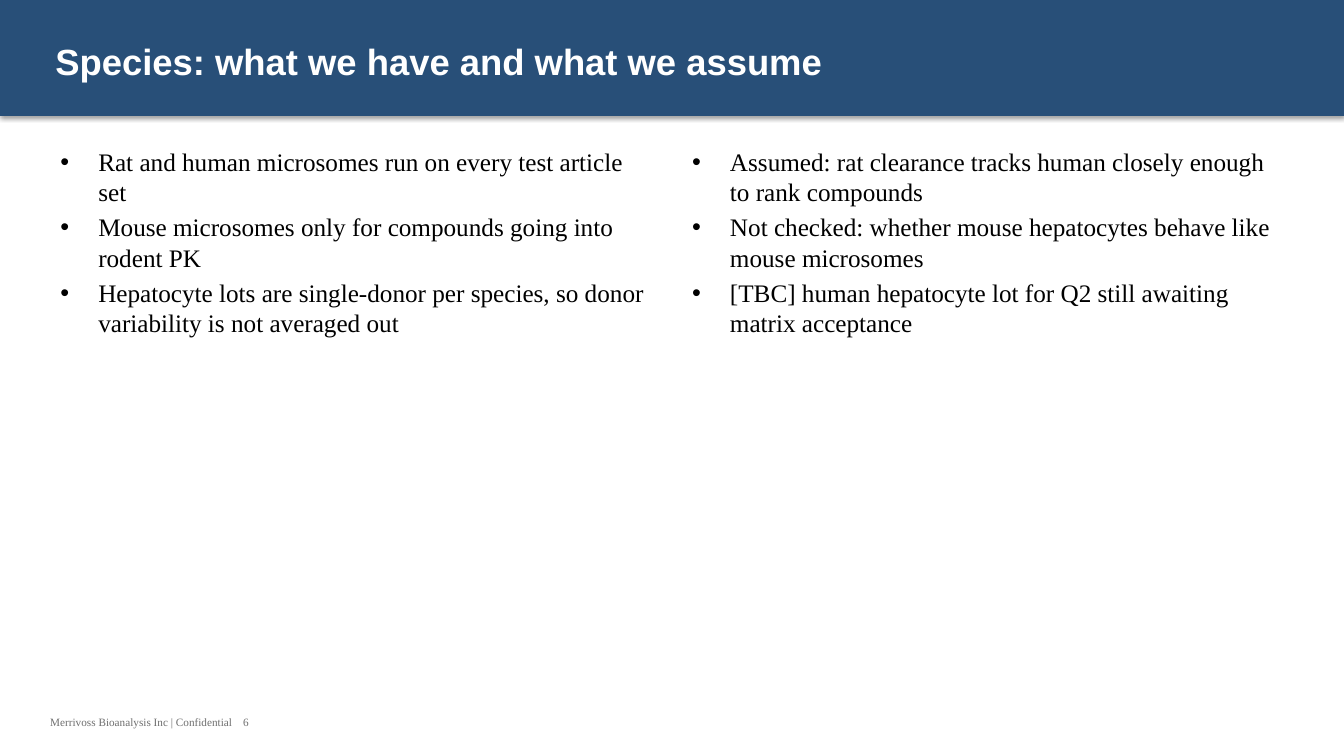
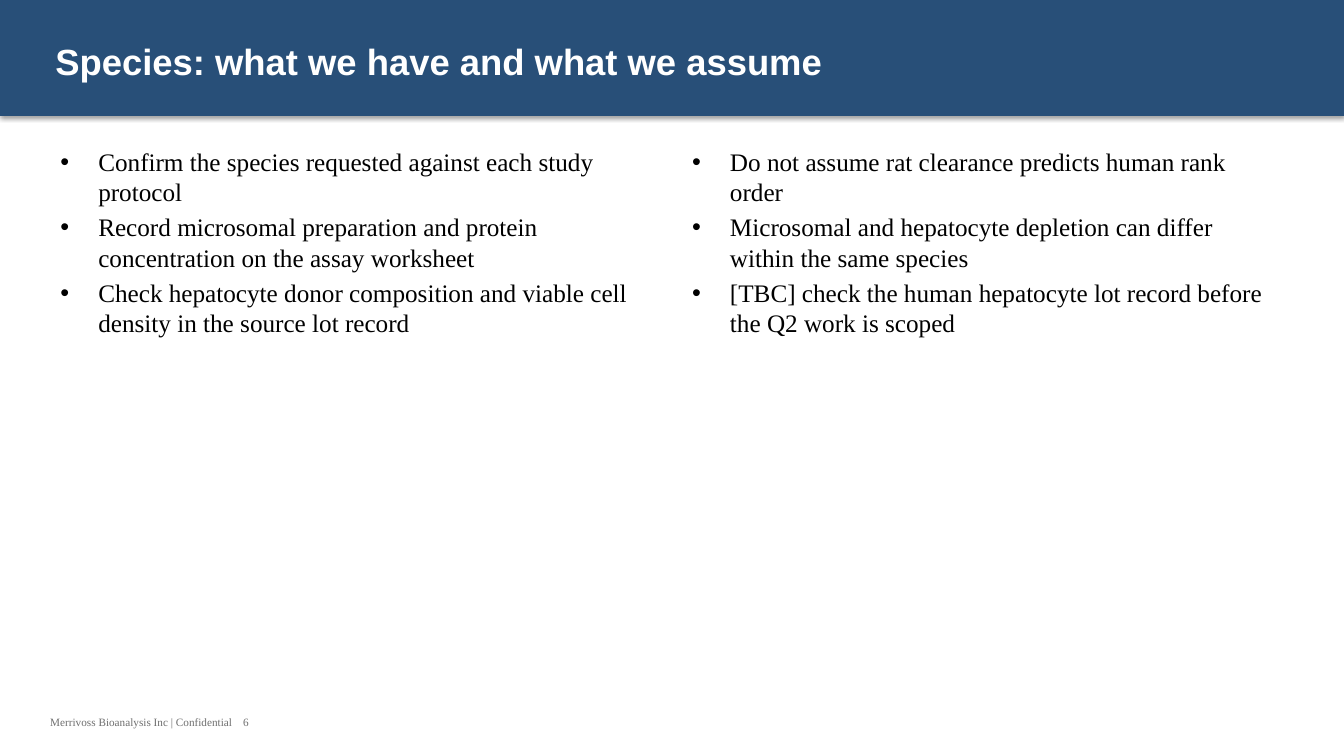
Before and after one commit to 60xAI/portco-mock-dataset, a slide deck: slide 6 of output/archive/Archive/Users/mrinalvesi_old_laptop/DMPK/Working/DMPK_Clearance_031714_v2.pptx. Drawn at 1344x756 pixels with LibreOffice and Linux fonts; fonts in the diff are those of the drawing. Boxes give left, top, right and bottom in pixels: in the first picture for what was removed or moved away, otherwise in the second. Text is boxed around its words. In the diff, an @@ line names an element or a change of style, - is before the commit and + after.

```diff
--- a/output/archive/Archive/Users/mrinalvesi_old_laptop/DMPK/Working/DMPK_Clearance_031714_v2.pptx
+++ b/output/archive/Archive/Users/mrinalvesi_old_laptop/DMPK/Working/DMPK_Clearance_031714_v2.pptx
@@ text at bbox=[98, 153, 626, 338]: text changed @@
-• Rat and human microsomes run on every test article set
-• Mouse microsomes only for compounds going into rodent PK
-• Hepatocyte lots are single-donor per species, so donor variability is not averaged out
+• Confirm the species requested against each study protocol
+• Record microsomal preparation and protein concentration on the assay worksheet
+• Check hepatocyte donor composition and viable cell density in the source lot record
@@ text at bbox=[730, 153, 1261, 338]: text changed @@
-• Assumed: rat clearance tracks human closely enough to rank compounds
-• Not checked: whether mouse hepatocytes behave like mouse microsomes
-• [TBC] human hepatocyte lot for Q2 still awaiting matrix acceptance
+• Do not assume rat clearance predicts human rank order
+• Microsomal and hepatocyte depletion can differ within the same species
+• [TBC] check the human hepatocyte lot record before the Q2 work is scoped
```
Also in this commit, not shown: 5 other slides changed, 1 other file.
